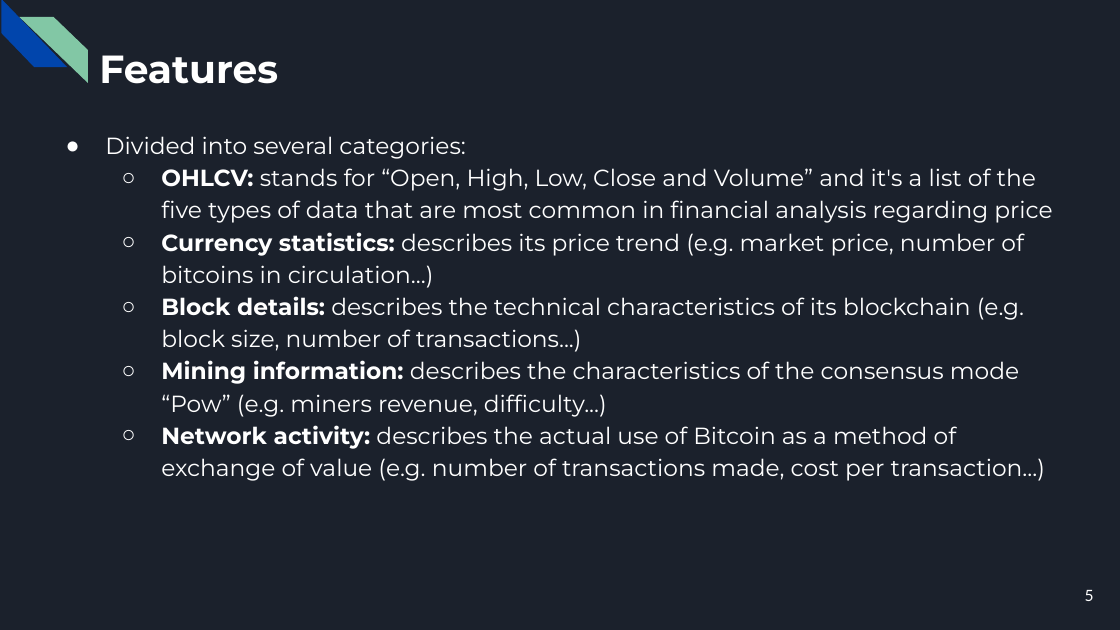
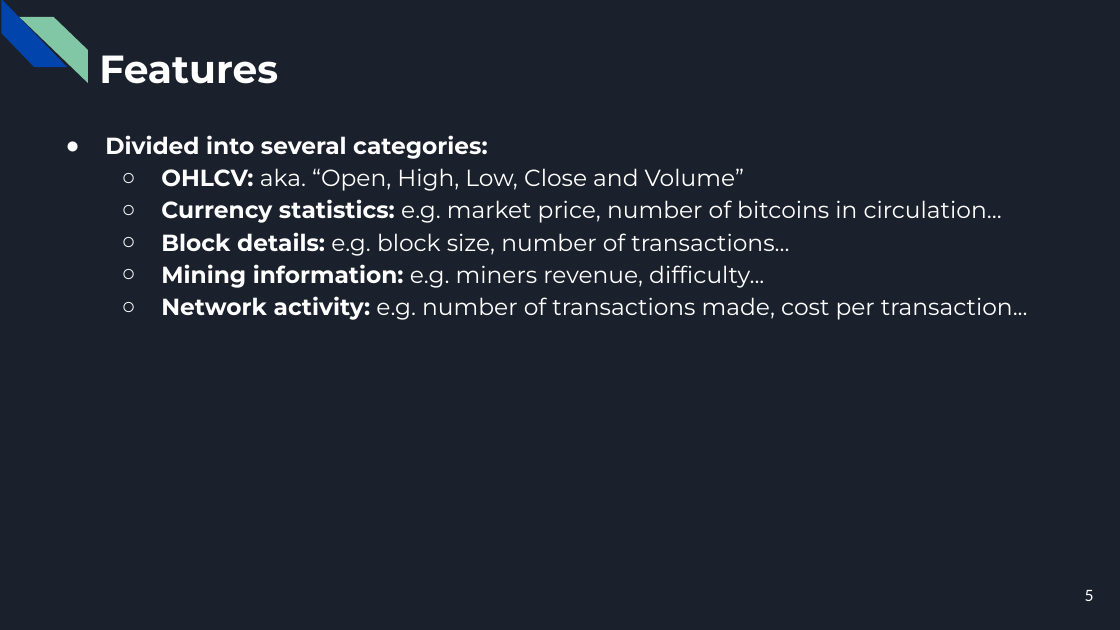
Before and after one commit to CorsiDanilo/bitcoin-price-prediction-with-pyspark, a slide deck: slide 5 of presentation/presentation.pptx. Drawn at 1120x630 pixels with LibreOffice and Linux fonts; fonts in the diff are those of the drawing. Boxes give left, top, right and bottom in pixels: in the first picture for what was removed or moved away, otherwise in the second. Text is boxed around its words. In the diff, an @@ line names an element or a change of style, - is before the commit and + after.

```diff
--- a/presentation/presentation.pptx
+++ b/presentation/presentation.pptx
@@ text at <box>105,135,487,159</box>: bold on in "Divided into several categories:" @@
@@ text at <box>161,168,1028,320</box>: text changed @@
-  ○ OHLCV: stands for “Open, High, Low, Close and Volume” and it's a list of the five types of data that are most common in financial analysis regarding price
-  ○ Currency statistics: describes its price trend (e.g. market price, number of bitcoins in circulation...)
-  ○ Block details: describes the technical characteristics of its blockchain (e.g. block size, number of transactions...)
-  ○ Mining information: describes the characteristics of the consensus mode “Pow” (e.g. miners revenue, difficulty...)
-  ○ Network activity: describes the actual use of Bitcoin as a method of exchange of value (e.g. number of transactions made, cost per transaction...)
+  ○ OHLCV: aka. “Open, High, Low, Close and Volume”
+  ○ Currency statistics: e.g. market price, number of bitcoins in circulation...
+  ○ Block details: e.g. block size, number of transactions...
+  ○ Mining information: e.g. miners revenue, difficulty...
+  ○ Network activity: e.g. number of transactions made, cost per transaction...
```
Also in this commit, not shown: 15 other slides changed, 1 slide added, 1 other file.
